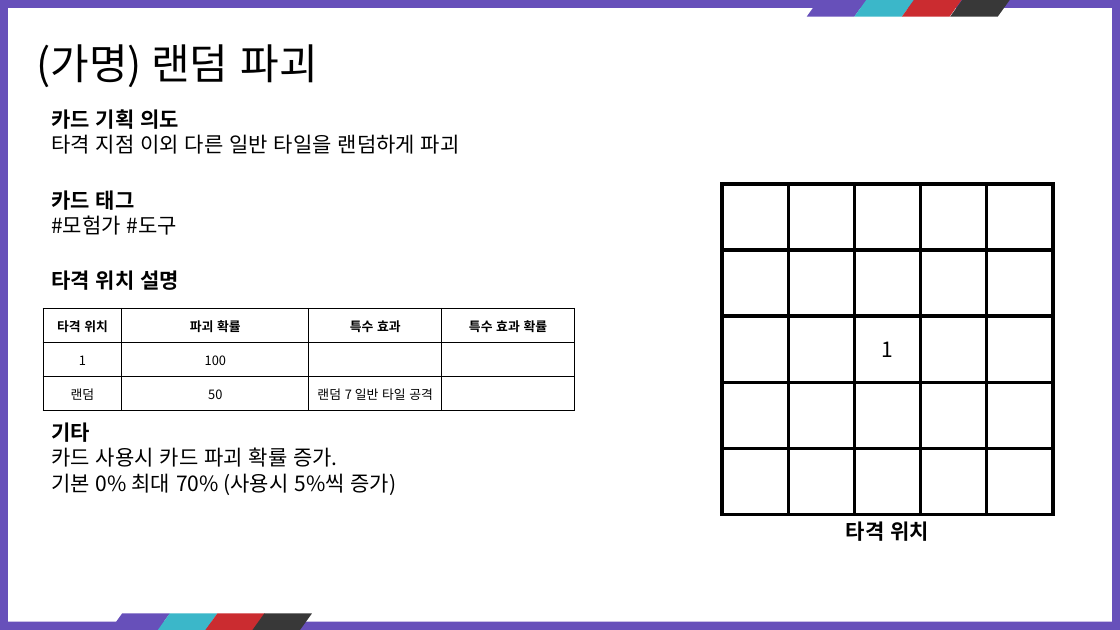
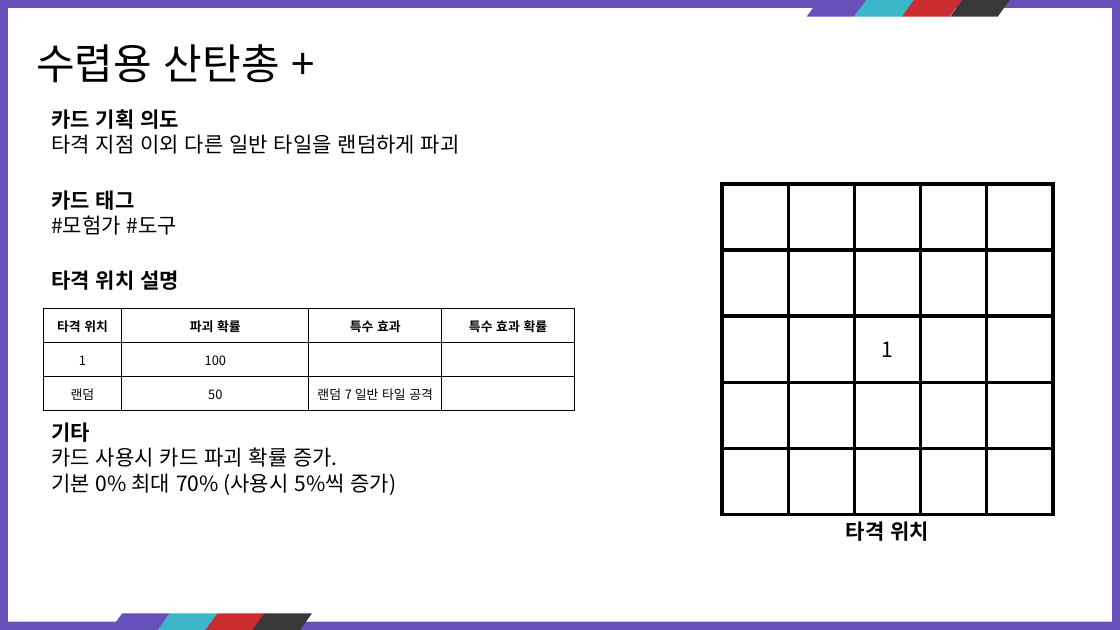
Before and after one commit to kauthor/FluffyDisdog, a slide deck: slide 18 of Plan/기획서/카드 정리.pptx. Drawn at 1120x630 pixels with LibreOffice and Linux fonts; fonts in the diff are those of the drawing. Boxes give left, top, right and bottom in pixels: in the first picture for what was removed or moved away, otherwise in the second. Text is boxed around its words. In the diff, an @@ line names an element or a change of style, - is before the commit and + after.

```diff
--- a/Plan/기획서/카드 정리.pptx
+++ b/Plan/기획서/카드 정리.pptx
@@ text at bbox=[36, 44, 280, 83]: text changed @@
-(가명) 랜덤 파괴
+수렵용 산탄총 +
```
Also in this commit, not shown: 12 other slides changed, 1 other file.
